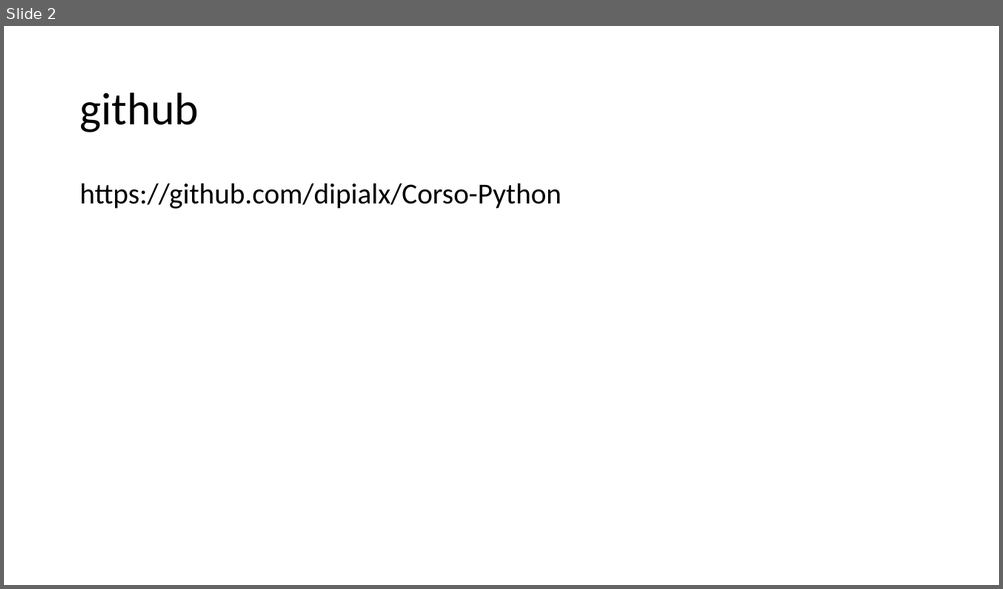
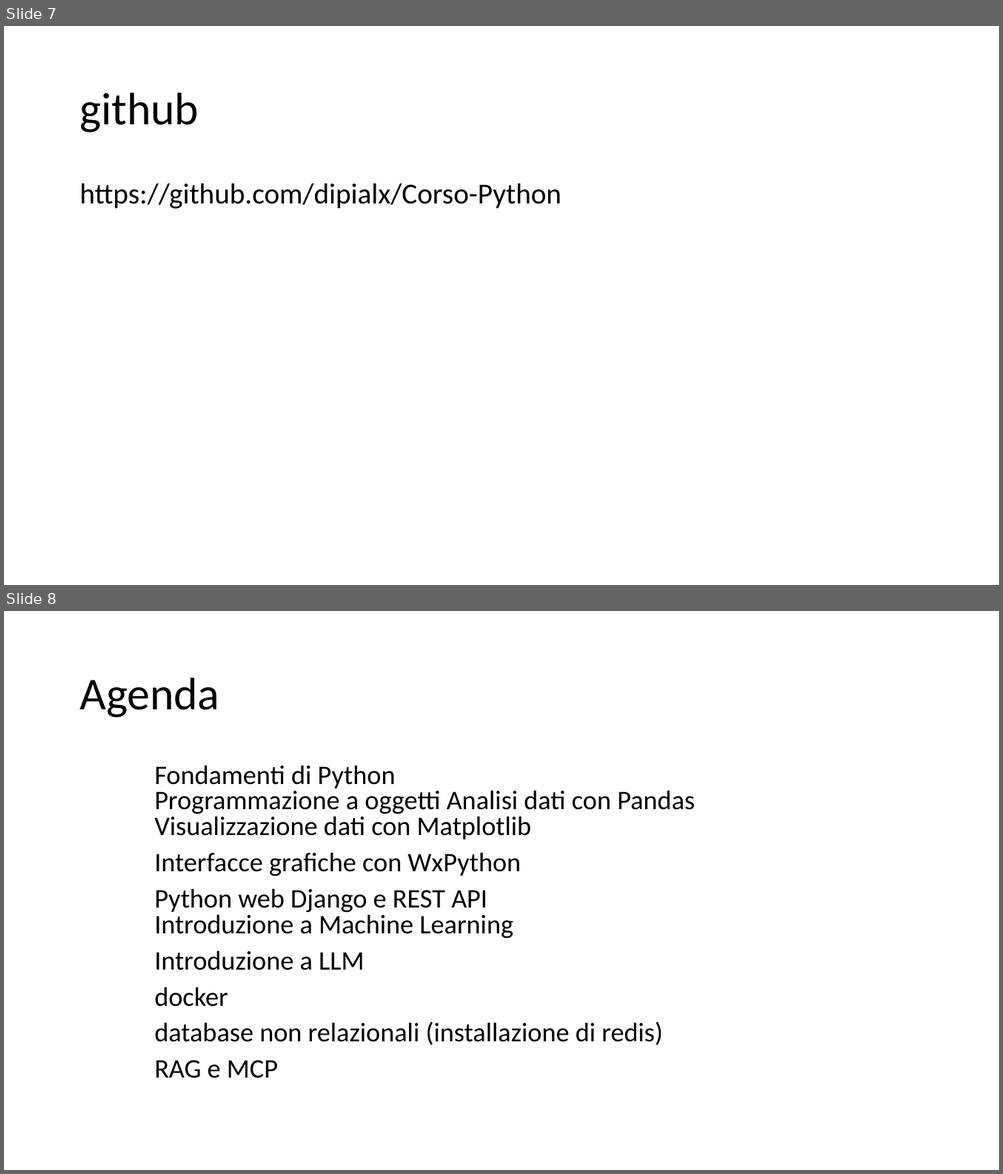
Before and after one commit to dipialx/Corso-Python, a slide deck: Lez2.pptx. Shown one above the other, each under a label of ours: slide 2 before the commit, slides 7 and 8 after it. The pictures are 1003x589 and 1003x1174 pixels, drawn with LibreOffice and Linux fonts; fonts in the diff are those of the drawing. Boxes give left, top, right and bottom in pixels: in the first picture for what was removed or moved away, otherwise in the second. Text is boxed around its words. In the diff, an @@ line names an element or a change of style, - is before the commit and + after.

```diff
--- a/Lez2.pptx
+++ b/Lez2.pptx
@@ slide 8 added at <box>4,611,999,1170</box>, background #FFFFFF @@
@@ title added at <box>79,678,219,718</box>, 44 pt, text #000000 @@
+Agenda
@@ text added at <box>154,765,694,1079</box>, 25.9 pt, text #000000 @@
+Fondamenti di Python
+Programmazione a oggetti Analisi dati con Pandas
+Visualizzazione dati con Matplotlib
+Interfacce grafiche con WxPython
+Python web Django e REST API
+Introduzione a Machine Learning
+Introduzione a LLM
+docker
+database non relazionali (installazione di redis)
+RAG e MCP
@@ what was slide 2 is now slide 7 @@
```
Also in this commit, not shown: 5 other slides added, 37 other files.
